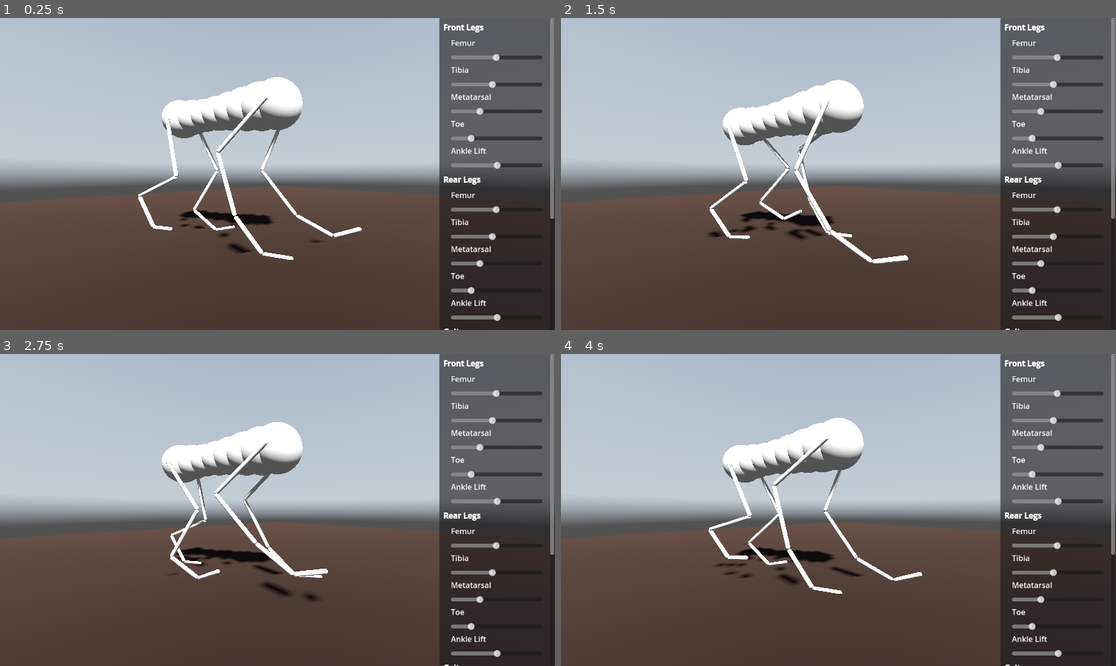
Above: before the commit, frames 1-4 (two rows, left to right).
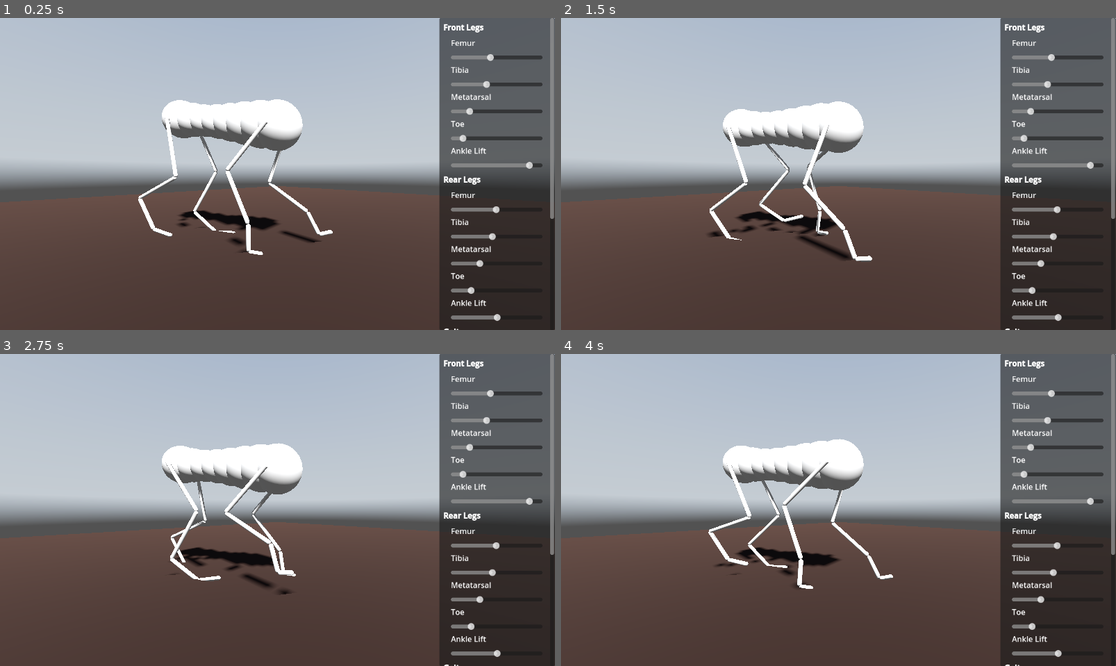
Above: after the commit, the same moments.

Repository: jehoz/legs-and-gaits
Game: Godot game, scene res://scenes/default.tscn
Two runs of this game, one before a commit and one after it. Both use one fixed random seed, a clock stepped at 60 frames per second and the inputs below. A sky picture missing from this copy of the repository is replaced by a grey-blue gradient.
Inputs:
- Up to frame 1 (0.25 s): no input
- Up to frame 2 (1.5 s): no input
- Up to frame 3 (2.75 s): no input
- Up to frame 4 (4 s): no input

The runs differ from the first frame. In frame 1, 5.2% of the frame differs, in the area x 24-96%, y 11-78%; in frame 2, 5.2%; in frame 3, 4.9%; in frame 4, 5.2%.

Commit message:
Better default front leg

Diff:
--- a/scenes/default.tscn
+++ b/scenes/default.tscn
@@ -13,11 +13,11 @@
 
 [sub_resource type="Resource" id="Resource_vg5k8"]
 script = ExtResource("2_sau8g")
-femur_length = 0.5
-tibia_length = 0.45
-metatarsal_length = 0.3
-toe_length = 0.2
-ankle_lift = 0.8
+femur_length = 0.43
+tibia_length = 0.38
+metatarsal_length = 0.18
+toe_length = 0.1
+ankle_lift = 1.4
 leg_type = 0
 
 [sub_resource type="Resource" id="Resource_7scyc"]
@@ -41,8 +41,8 @@
 leg_side_phase_difference = 3.14159
 step_height = 0.125
 step_length = 0.25
-osc_vertical_bias = -1.0
-osc_horizontal_bias = 0.5
+osc_vertical_bias = -0.735
+osc_horizontal_bias = 0.435
 
 [sub_resource type="StandardMaterial3D" id="StandardMaterial3D_dcppm"]
 albedo_color = Color(0.160784, 0.101961, 0.0705882, 1)
